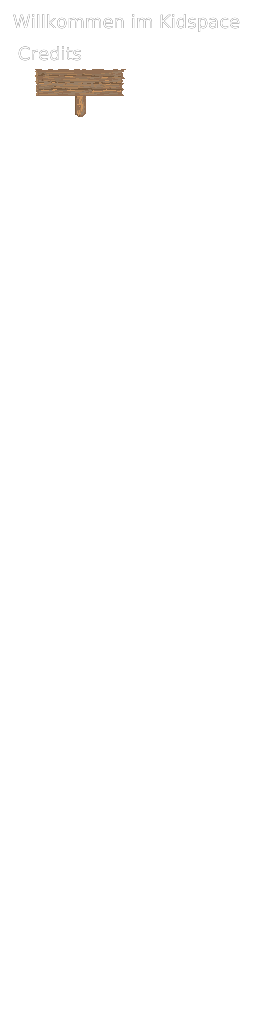
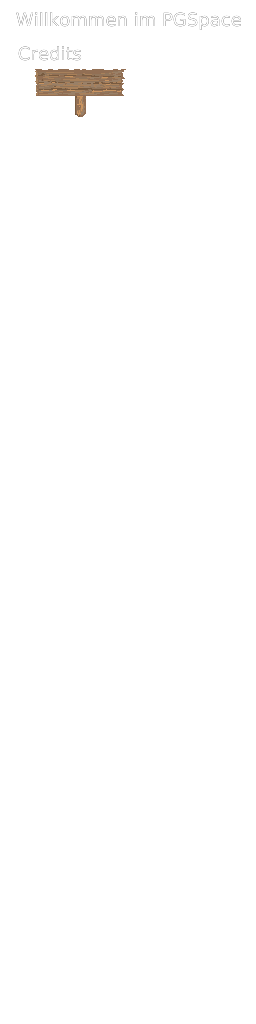
The second 256×1024 image is a revision of the first. Changes to its layers:
pixels changed over [13, 12, 241, 32] (layer not identified)
